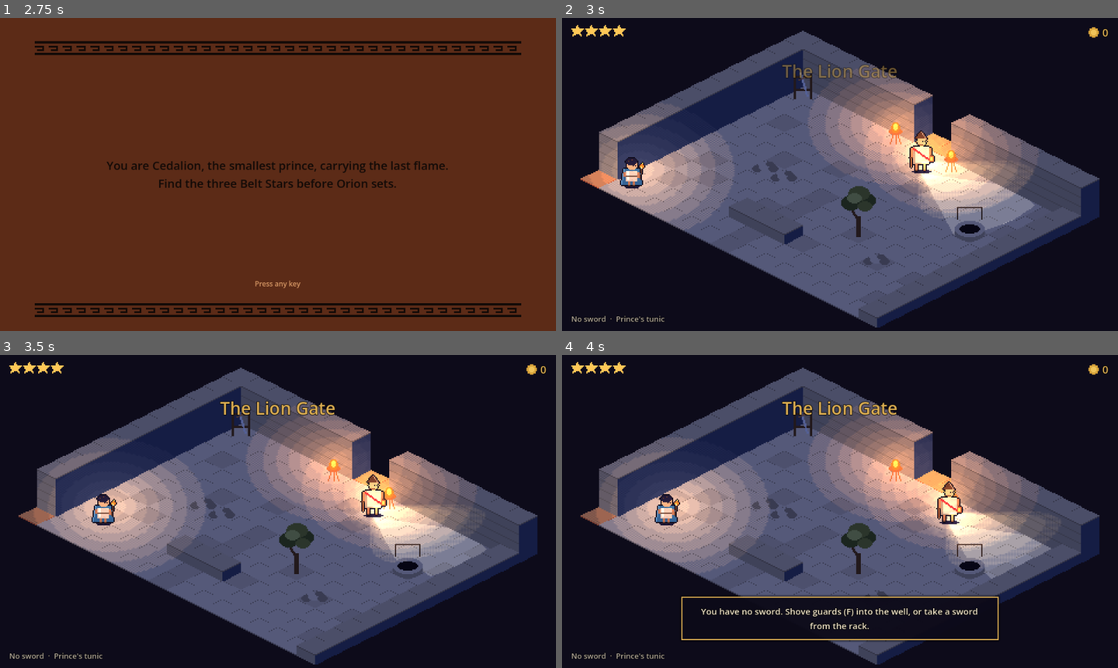
Above: before the commit, frames 1-4 (two rows, left to right).
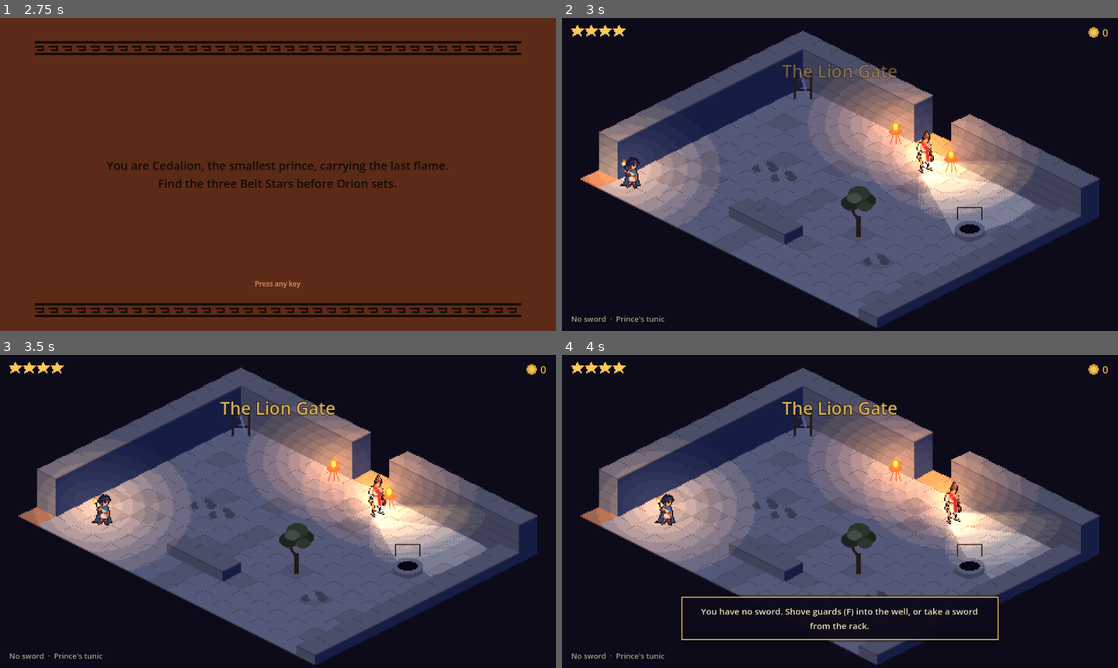
Above: after the commit, the same moments.

Repository: Adichapati/Orion
Game: Godot game, scene res://scenes/main.tscn
The game is run twice, just before and just after one commit, with the same random seed, the same clock (stepped at 60 frames per second) and the same inputs.
Inputs (mouse positions are in pixels of both pictures, inside the frame that each line leads up to):
- Up to frame 1 (2.75 s): click "Begin the night" at 0.5 s; tap Enter at 1.25, 2 s; move the mouse to (400, 158) at 1.27 s; hold D (move_right) 1.28-2 s; tap J (attack) at 1.35 s; click (400, 158) at 1.42 s; tap Space (jump) at 1.52, 1.82 s; tap C (dodge) at 1.55 s; drag from (166, 190) to (250, 237) at 2.02 s
- Up to frame 2 (3 s): tap Enter at 2.75 s; move the mouse to (895, 105) at 2.77 s; hold D (move_right) from 2.78 s (still down); hold E (interact) from 2.78 s (still down)
- Up to frame 3 (3.5 s): keep holding D (move_right); keep holding E (interact); tap K (parry) at 3.05 s
- Up to frame 4 (4 s): release D (move_right) at 3.5 s; release E (interact) at 3.5 s; drag from (812, 574) to (673, 464) at 3.52 s

Frame 1 is identical in both runs. In frame 2, 2.2% of the frame differs, in the area x 3-68%, y 28-68%; in frame 3, 2.4%; in frame 4, 2.8%, in the area x 3-73%, y 26-70%.

Commit message:
Turn the generated character sheets into final sprites
tools/process_generated.py keys out the magenta, crops each view, scales both
facings by one factor, picks palette colours per block (keeping thin dark
lines), cleans up, outlines and pastes onto the placeholder canvases. The
torch light now follows Cedalion's right hand. A test checks every final
sprite keeps its placeholder's size.

Co-Authored-By: Claude Opus 5.5 <noreply@anthropic.com>

Diff:
--- a/scripts/actors/player.gd
+++ b/scripts/actors/player.gd
@@ -559,7 +559,9 @@
 	var front := sd.y >= -0.01
 	sprite.texture = Art.tex("cedalion_se" if front else "cedalion_ne")
 	sprite.flip_h = sd.x < 0.0
-	torch.position = Vector2(-6 if sprite.flip_h else 6, -16) if front else Vector2(6 if sprite.flip_h else -6, -16)
+	# The torch is in his right hand: screen left when he faces SE, screen right when he faces NE.
+	var torch_x := -6.0 if front else 4.0
+	torch.position = Vector2(-torch_x if sprite.flip_h else torch_x, -16)
 
 	_noise_t += delta
 	var n := _flicker.get_noise_1d(_noise_t * 60.0)
--- a/tests/test_suite.gd
+++ b/tests/test_suite.gd
@@ -12,6 +12,7 @@
 	_host = self
 	await get_tree().process_frame
 	test_iso_round_trip()
+	test_final_art_matches_placeholders()
 	await test_rooms_build_and_connect()
 	await test_guard_sees_player()
 	await test_noise_makes_guard_suspicious()
@@ -73,6 +74,28 @@
 	check(ok, "grid → screen → grid round-trips")
 	check(Iso.cell_of_screen(Iso.cell_to_screen(Vector2i(5, 9))) == Vector2i(5, 9), "cell → screen → cell round-trips")
 	check(Iso.grid_to_screen(Vector2(1, 0)) == Vector2(16, 8), "cell (1, 0) sits 16 px right, 8 px down")
+
+
+## Final art replaces a placeholder by name, so it must keep the placeholder's size (the pivot is
+## the bottom-centre pixel, so the same size means the same pivot).
+func test_final_art_matches_placeholders() -> void:
+	print("Final art")
+	var dir := DirAccess.open("res://art/final")
+	if dir == null:
+		check(true, "no art/final folder yet")
+		return
+	var count := 0
+	for f in dir.get_files():
+		if not f.ends_with(".png"):
+			continue
+		var ph := "res://art/placeholders/" + f
+		if not ResourceLoader.exists(ph):
+			continue
+		var a: Texture2D = load("res://art/final/" + f)
+		var b: Texture2D = load(ph)
+		check(a.get_size() == b.get_size(), "%s is %s like its placeholder" % [f, b.get_size()])
+		count += 1
+	check(count > 0, "art/final has character sprites")
 
 
 func test_rooms_build_and_connect() -> void:
Binary file added: art/final/cedalion_ne.png
Not shown, added: art/final/cedalion_ne.png.import
Binary file added: art/final/cedalion_se.png
Not shown, added: art/final/cedalion_se.png.import
Binary file added: art/final/hoplite_ne.png
Not shown, added: art/final/hoplite_ne.png.import
Binary file added: art/final/hoplite_se.png
Not shown, added: art/final/hoplite_se.png.import
Binary file added: art/final/phineus_se.png
Not shown, added: art/final/phineus_se.png.import
Binary file added: art/final/shade_ne.png
Not shown, added: art/final/shade_ne.png.import
(and 19 more such lines)
